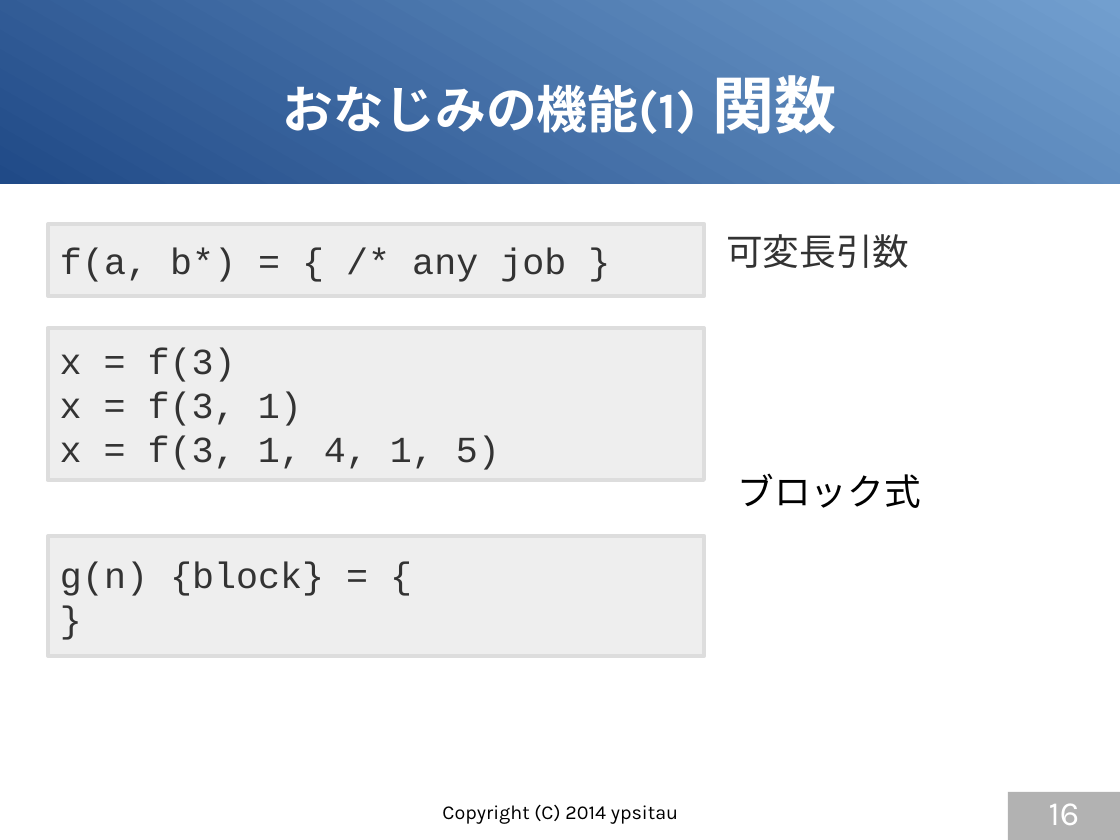
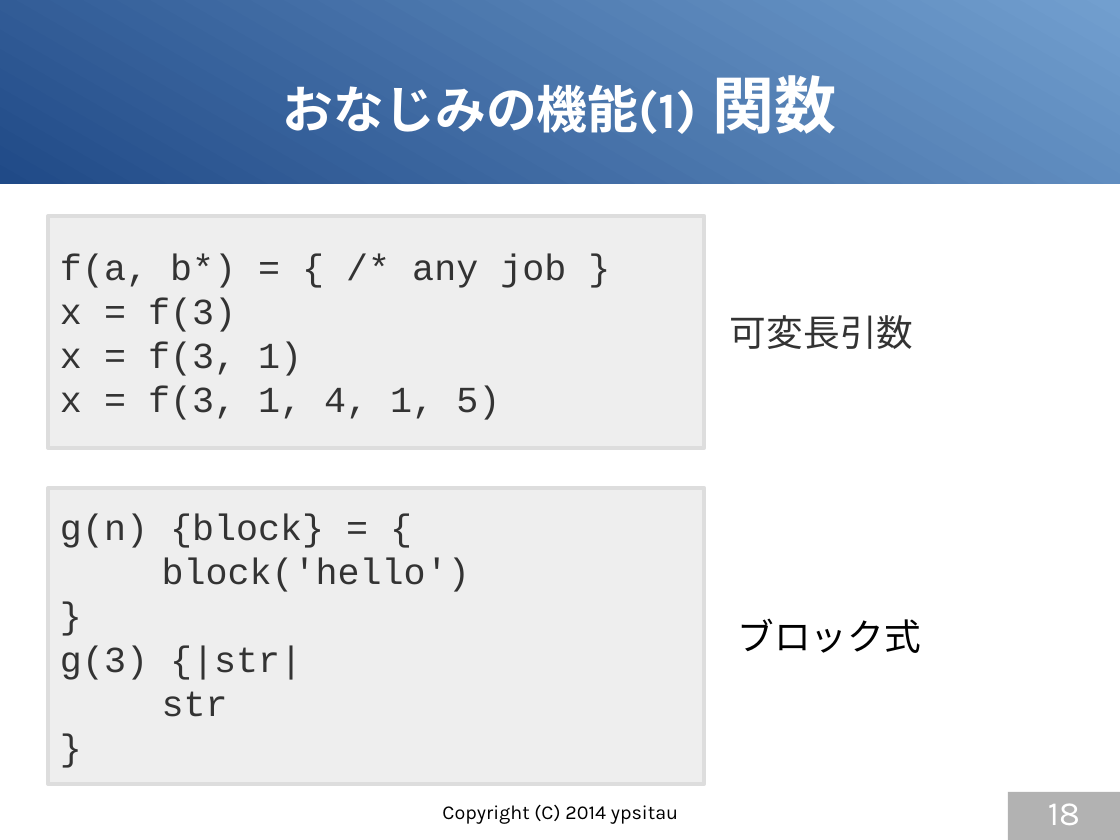
Before and after one commit to gura-lang/gura-doc, a slide deck: slide 18 of presentation/gura-introduction.odp (slide 16 before the commit). Drawn at 1120x840 pixels with LibreOffice and Linux fonts; fonts in the diff are those of the drawing. Boxes give left, top, right and bottom in pixels: in the first picture for what was removed or moved away, otherwise in the second. Text is boxed around its words. In the diff, an @@ line names an element or a change of style, - is before the commit and + after.

```diff
--- a/presentation/gura-introduction.odp
+++ b/presentation/gura-introduction.odp
@@ rectangle "f(a, b*) = { /* ...": place and size @@
-rectangle "f(a, b*) = { /* ..." at [48, 328, 704, 481]
+rectangle "f(a, b*) = { /* ..." at [48, 216, 704, 448]
@@ rectangle removed at [48, 224, 704, 296] @@
-f(a, b*) = { /* any job }
@@ text "可変長引数": place and size @@
-text "可変長引数" at [726, 234, 909, 268]
+text "可変長引数" at [730, 315, 913, 349]
@@ text "可変長引数" at [730, 315, 913, 349]: vertical alignment top to middle @@
@@ text in rectangle at [60, 254, 566, 288]: paragraph added @@
+f(a, b*) = { /* any job }
@@ rectangle "g(n) {block} = {": place and size @@
-rectangle "g(n) {block} = {" at [48, 537, 704, 657]
+rectangle "g(n) {block} = {" at [48, 488, 704, 784]
@@ text "ブロック式" at [737, 618, 920, 653]: vertical alignment top to middle @@
@@ text "ブロック式": place and size @@
-text "ブロック式" at [737, 473, 920, 508]
+text "ブロック式" at [737, 618, 920, 653]
@@ text in rectangle at [162, 558, 470, 592]: paragraph added @@
+block('hello')
@@ text in rectangle at [60, 646, 302, 717]: paragraphs added @@
+g(3) {|str|
+str
+}
@@ page number at [1048, 803, 1080, 825]: text changed @@
-16
+18
```
Also in this commit, not shown: 8 other slides changed, 4 slides added.
